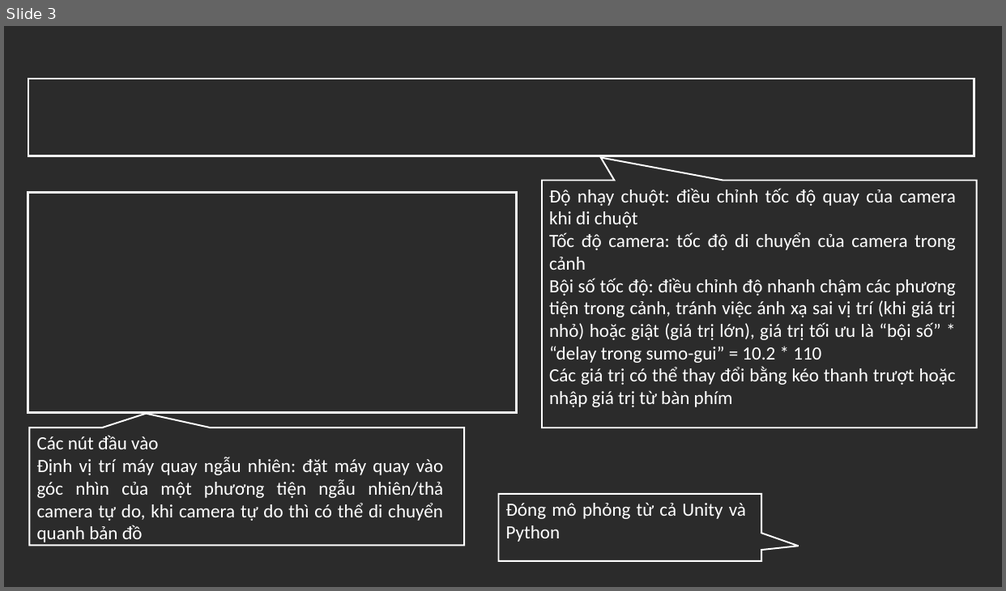
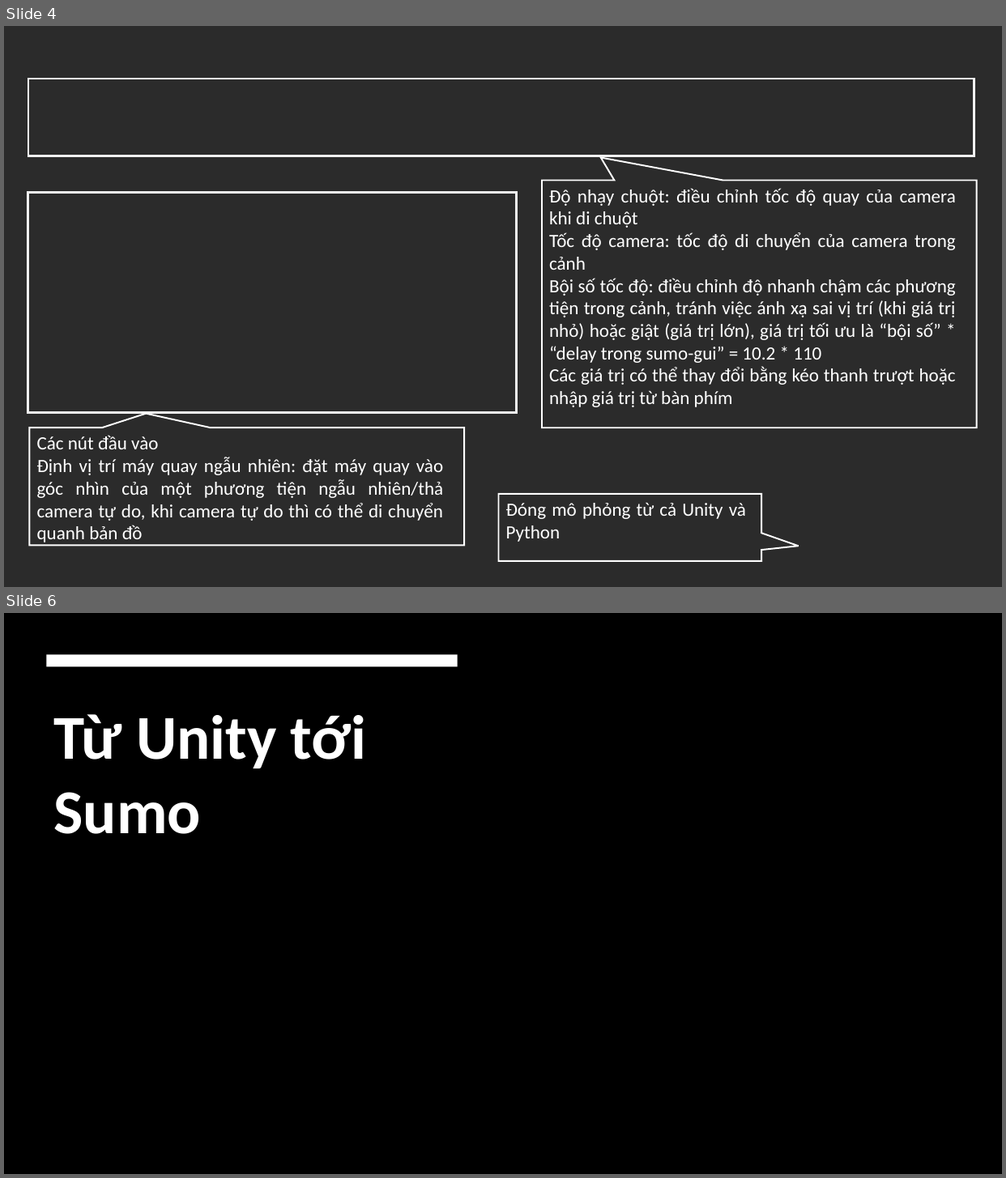
Before and after one commit to MinhHoang137/SUMO-GR1, a slide deck: Chức năng của giao diện trên Unity.pptx. Shown one above the other, each under a label of ours: slide 3 before the commit, slides 4 and 6 after it; the slides between them are not shown. The pictures are 1006x591 and 1006x1178 pixels, drawn with LibreOffice and Linux fonts; fonts in the diff are those of the drawing; background and template pictures are left out; a plain dark background stands for a picture behind light text. Boxes give left, top, right and bottom in pixels: in the first picture for what was removed or moved away, otherwise in the second. Text is boxed around its words. In the diff, an @@ line names an element or a change of style, - is before the commit and + after.

```diff
--- a/Chức năng của giao diện trên Unity.pptx
+++ b/Chức năng của giao diện trên Unity.pptx
@@ slide 6 added at (x1=4, y1=613, x2=1002, y2=1174), background picture (left out) @@
@@ rectangle added at (x1=4, y1=613, x2=1002, y2=1174), fill #000000 @@
@@ rectangle added at (x1=47, y1=655, x2=458, y2=667), fill #FFFFFF @@
@@ title added at (x1=54, y1=714, x2=366, y2=834), 60 pt, text #FFFFFF, bold @@
+Từ Unity tới Sumo
@@ what was slide 3 is now slide 4 @@
```
Also in this commit, not shown: 2 other slides added, 13 other files.
